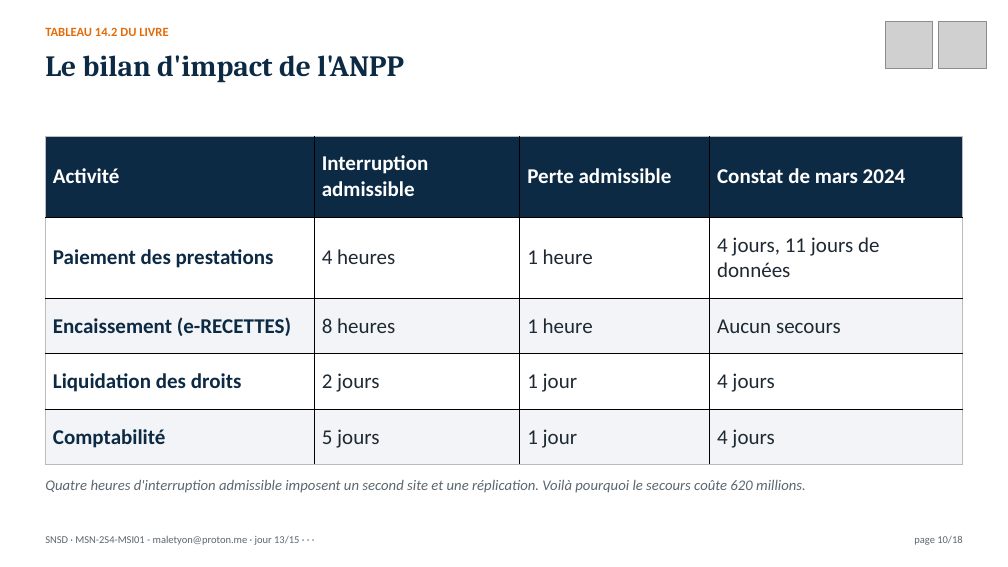
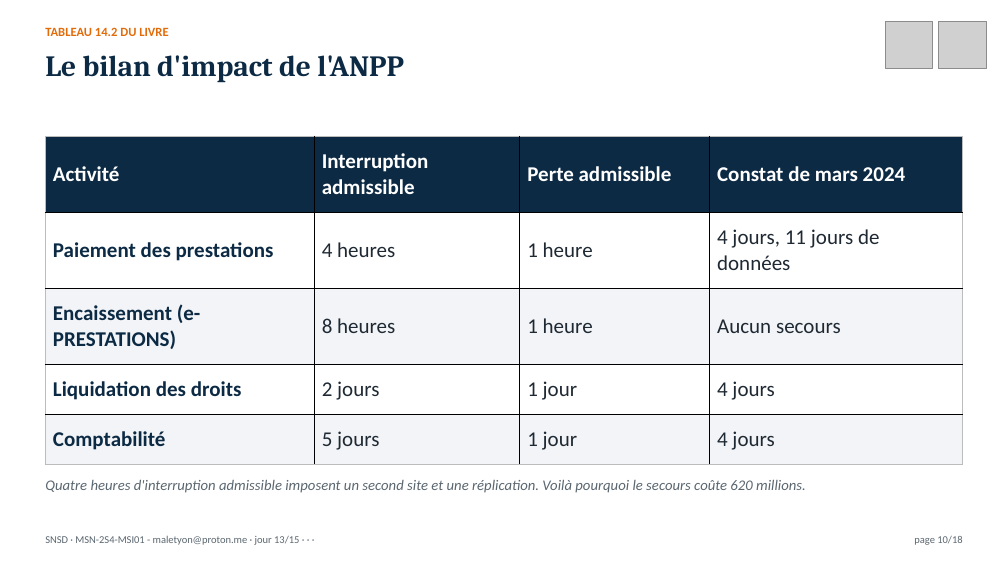
Before and after one commit to MaletYon/cours-snsd, a slide deck: slide 10 of Présentation/SNSD_J13.pptx. Drawn at 1008x567 pixels with LibreOffice and Linux fonts; fonts in the diff are those of the drawing; grey boxes stand for pictures. Boxes give left, top, right and bottom in pixels: in the first picture for what was removed or moved away, otherwise in the second. Text is boxed around its words. In the diff, an @@ line names an element or a change of style, - is before the commit and + after.

```diff
--- a/Présentation/SNSD_J13.pptx
+++ b/Présentation/SNSD_J13.pptx
@@ table at (45, 136, 963, 465) @@
-row 3, column 1: Encaissement (e-RECETTES)
+row 3, column 1: Encaissement (e-PRESTATIONS)
```
Also in this commit, not shown: 29 other files.
